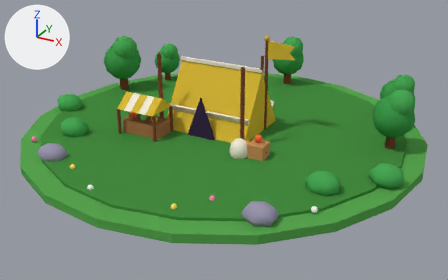
What one commit did to the Blender file blender/models/bld_marche_1.blend.
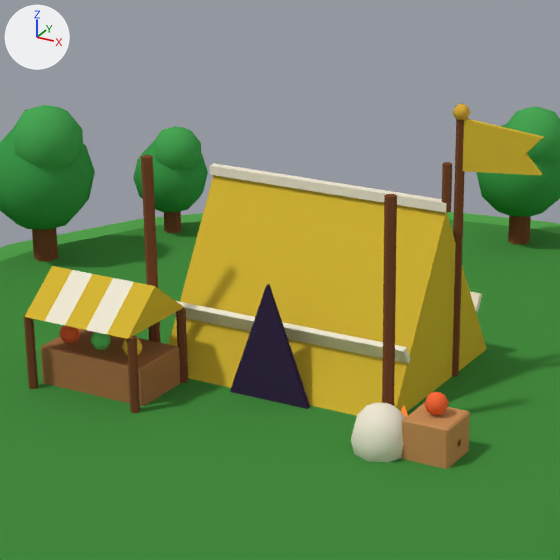
Old and new are each drawn whole from a camera (50 mm lens) standing at (8.74, -15.85, 7.57) and looking at (0.33, -0.56, -0.08) and again close up on the part from 24% to 67% of the width and 0% to 69% of the height. Lighting does not change. The marker at upper left points along +X, +Y and +Z. The older version's two pictures come first.

Objects in the first close-up: 'box', 'box.001', 'box.006', 'box.007', 'ground2', 'opening', 'poly', 'sph.007', 'sph.008', 'sph.009', 'sph.016', 'tent' and 26 more.
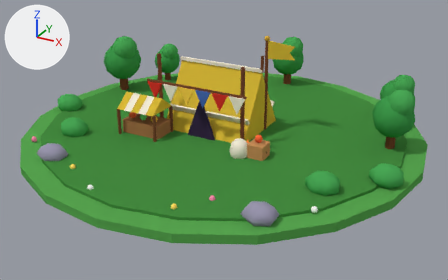
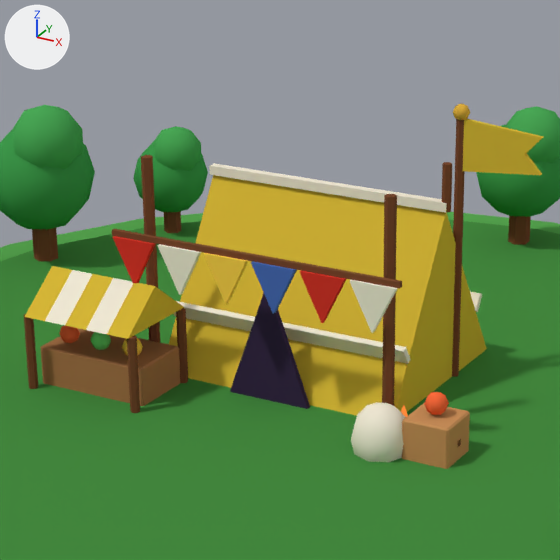
Changed parts and their boxes (x1, y1, x2, y2) in the close-ups (560 x 560 px):
'box.009', recoloured, mesh rescaled, moved (not visible before)
    after: (112, 229, 402, 289)
'poly.006', added (pale yellow)
    after: (350, 280, 398, 333)
'poly.005', added (red)
    after: (299, 270, 346, 323)
'poly.004', added (blue)
    after: (251, 261, 297, 314)
'poly.003', added (yellow)
    after: (204, 253, 248, 304)
'poly.002', added (pale yellow)
    after: (157, 244, 201, 295)
'poly.001', added (red)
    after: (113, 236, 155, 283)

What changed in the scene script:
```text
Add mat_m_d8352a:
    mat_m_d8352a = principled_material('m_d8352a')
    mat_m_d8352a.base_color = (0.687, 0.0356, 0.0232)  # red #d8352a
    mat_m_d8352a.roughness = 1.0
    mat_m_d8352a.specular_ior_level = 0.0
Add mat_m_4a6ab8:
    mat_m_4a6ab8 = principled_material('m_4a6ab8')
    mat_m_4a6ab8.base_color = (0.0685, 0.144, 0.479)  # blue #4a6ab8
    mat_m_4a6ab8.roughness = 1.0
    mat_m_4a6ab8.specular_ior_level = 0.0
Change me_box_009:
    used by ob_box_009; location = (0.0, -3.6, 0.0)
    remove me_box_009.from_pydata(...)  # 8 vertices, 6 faces; spans x -0.8..0.8, y -1.6..1.6, z 0.0..0.06
    remove me_box_009.materials.append(mat_m_c9a86a)  # orange #c9a86a
    add me_box_009.from_pydata(...)  # 8 vertices, 6 faces; spans x -1.65..1.65, y -0.03..0.03, z 0.0..0.06
    me_box_009 part 1: the whole mesh is scaled about its middle by (2.06, 0.0156, 1)
    add me_box_009.materials.append(mat_m_7a4a30)  # brown #7a4a30
Add me_poly_006:
    me_poly_006.from_pydata([(-0.248, -0.03, 0.0), (0.248, -0.03, 0.0), (0.0, -0.03, -0.495), (-0.248, 0.03, 0.0), (0.248, 0.03, 0.0), (0.0, 0.03, -0.495)], [], [(2, 1, 0), (3, 4, 5), (0, 1, 4, 3), (1, 2, 5, 4), (2, 0, 3, 5)])
    me_poly_006.materials.append(mat_m_f2ead6)  # pale yellow #f2ead6
Add me_poly_005:
    me_poly_005.from_pydata([(-0.248, -0.03, 0.0), (0.248, -0.03, 0.0), (0.0, -0.03, -0.495), (-0.248, 0.03, 0.0), (0.248, 0.03, 0.0), (0.0, 0.03, -0.495)], [], [(2, 1, 0), (3, 4, 5), (0, 1, 4, 3), (1, 2, 5, 4), (2, 0, 3, 5)])
    me_poly_005.materials.append(mat_m_d8352a)  # red #d8352a
Add me_poly_004:
    me_poly_004.from_pydata([(-0.248, -0.03, 0.0), (0.248, -0.03, 0.0), (0.0, -0.03, -0.495), (-0.248, 0.03, 0.0), (0.248, 0.03, 0.0), (0.0, 0.03, -0.495)], [], [(2, 1, 0), (3, 4, 5), (0, 1, 4, 3), (1, 2, 5, 4), (2, 0, 3, 5)])
    me_poly_004.materials.append(mat_m_4a6ab8)  # blue #4a6ab8
Add me_poly_003:
    me_poly_003.from_pydata([(-0.248, -0.03, 0.0), (0.248, -0.03, 0.0), (0.0, -0.03, -0.495), (-0.248, 0.03, 0.0), (0.248, 0.03, 0.0), (0.0, 0.03, -0.495)], [], [(2, 1, 0), (3, 4, 5), (0, 1, 4, 3), (1, 2, 5, 4), (2, 0, 3, 5)])
    me_poly_003.materials.append(mat_m_ffcf4a)  # yellow #ffcf4a
Add me_poly_001:
    me_poly_001.from_pydata([(-0.248, -0.03, 0.0), (0.248, -0.03, 0.0), (0.0, -0.03, -0.495), (-0.248, 0.03, 0.0), (0.248, 0.03, 0.0), (0.0, 0.03, -0.495)], [], [(2, 1, 0), (3, 4, 5), (0, 1, 4, 3), (1, 2, 5, 4), (2, 0, 3, 5)])
    me_poly_001.materials.append(mat_m_d8352a)  # red #d8352a
Change ob_box_009:
    ob_box_009.location: (0.0, -3.6, 0.0) -> (-0.12, -1.45, 1.75)
Add ob_poly_006:
    ob_poly_006 = bpy.data.objects.new('poly.006', me_poly_006)
    ob_poly_006.location = (1.25, -1.48, 1.75)
Add ob_poly_005:
    ob_poly_005 = bpy.data.objects.new('poly.005', me_poly_005)
    ob_poly_005.location = (0.7, -1.48, 1.75)
Add ob_poly_004:
    ob_poly_004 = bpy.data.objects.new('poly.004', me_poly_004)
    ob_poly_004.location = (0.15, -1.48, 1.75)
Add ob_poly_003:
    ob_poly_003 = bpy.data.objects.new('poly.003', me_poly_003)
    ob_poly_003.location = (-0.4, -1.48, 1.75)
Add ob_poly_002:
    ob_poly_002 = bpy.data.objects.new('poly.002', me_poly_006.copy())
    ob_poly_002.location = (-0.95, -1.48, 1.75)
Add ob_poly_001:
    ob_poly_001 = bpy.data.objects.new('poly.001', me_poly_001)
    ob_poly_001.location = (-1.5, -1.48, 1.75)
```
